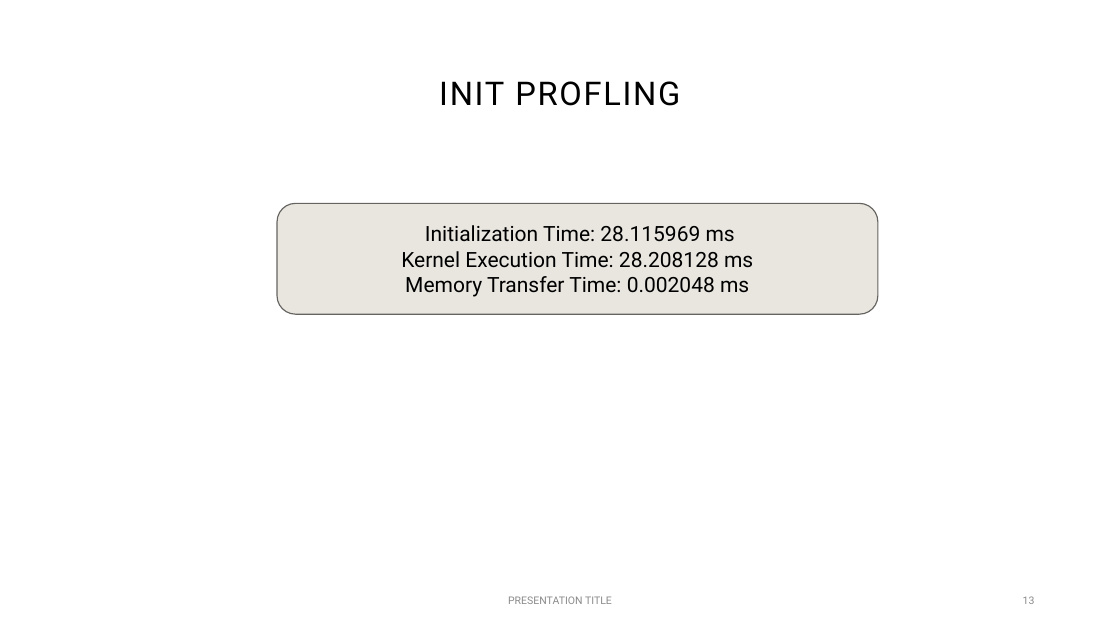
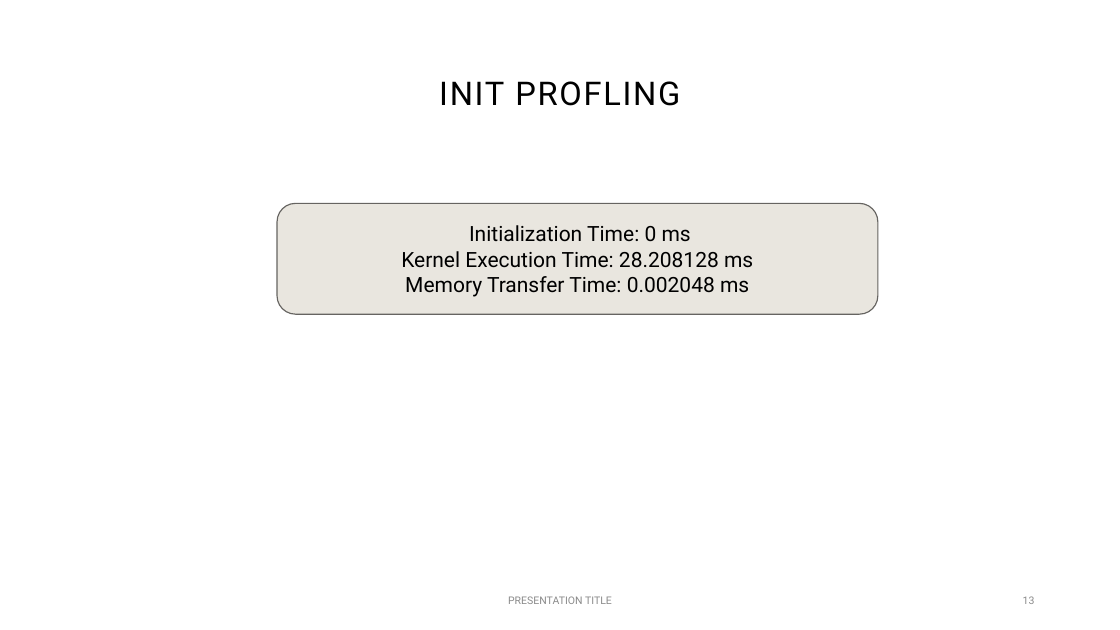
Before and after one commit to larsonsp/MonteCarlo_Titanic, a slide deck: slide 13 of Monte Carlo the Project That Sank.pptm. Drawn at 1120x630 pixels with LibreOffice and Linux fonts; fonts in the diff are those of the drawing. Boxes give left, top, right and bottom in pixels: in the first picture for what was removed or moved away, otherwise in the second. Text is boxed around its words. In the diff, an @@ line names an element or a change of style, - is before the commit and + after.

```diff
--- a/Monte Carlo the Project That Sank.pptm
+++ b/Monte Carlo the Project That Sank.pptm
@@ text in rounded rectangle at [469, 225, 691, 242]: text changed @@
-Initialization Time: 28.115969 ms
+Initialization Time: 0 ms
```
Also in this commit, not shown: 6 other slides changed.
